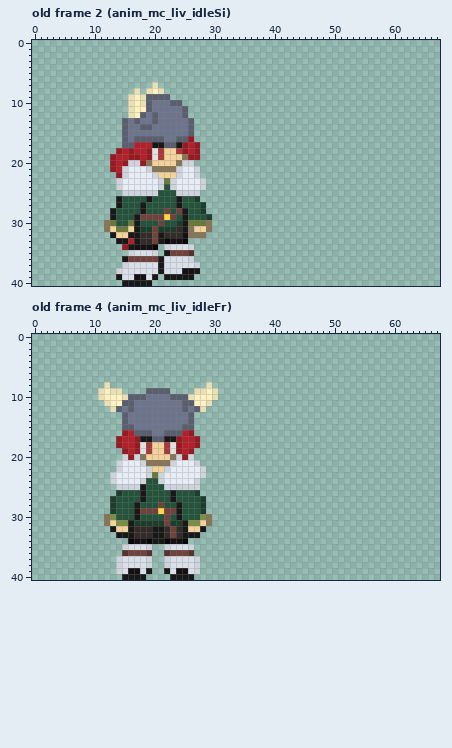
Edited in one commit: pixel-art file (Assets/TCCHD2D/Art/Sprites/Chars/spr_mc_liv.aseprite). That is the earlier state.
68x41 pixels, 88 frames. Colours within 5 levels of each other are drawn and written as one. Shown: old frame 2 (anim_mc_liv_idleSi), old frame 4 (anim_mc_liv_idleFr). The commit also changed other frames, which this record leaves out.
Once edited:
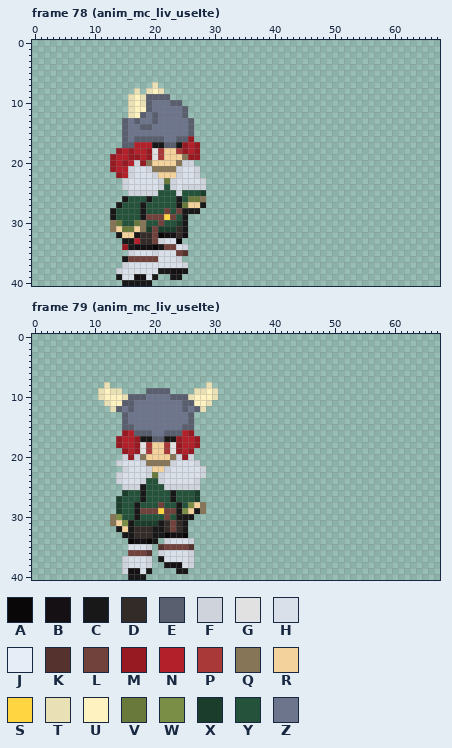
Palette (. is transparent): A #090708  B #141013  C #181818  D #322b28  E #5a5f70  F #cfd4dc  G #e1e1e1  H #dae0ea  J #e7edf6  K #56322e  L #71413b  M #971a22  N #b4202a  P #a93838  Q #877557  R #f4d29c  S #ffd541  T #e9e0b6  U #fef3c0  V #68793b  W #7a8f45  X #1b3d2c  Y #24523b  Z #6d758d
A new or re-ordered frame is compared with the old frame closest to it.
Changes in this commit:
frames 88 -> 122
--- frame 78 (anim_mc_liv_useIte) is new; against old frame 2 (anim_mc_liv_idleSi), layer "Layer 5"
@@ x 10..31 @@
 19 ...MNNMMNMGPRRRQMM....
-20 ...MNMFFMQRRRRQFF.....
-21 ...MNFJJJFQQQQFJJF....
-22 ....MFJJJJFRRRFJJF....
-23 ....FJJJJJJFVFJJJJF...
-24 ....FJJJJJJFYFJJJJF...
-25 .....FFFFFFYYYFFFF....
-26 ....CYYYYCYYYYCYYX....
-27 ....CYYYCYYYYYCYYYX...
-28 ...CYYYYCYYYLYLCYYX...
-29 ...CYYYCLLLLSLYCYYYX..
-30 ..QVYYVCYYYLYYXCVVVQ..
-31 ..QRVVRCXXLXXXDCQRRQ..
-32 ...CRRCCDDLCDDDBQQQ...
-33 ....CCNCDDLCABBA......
-34 .....MCBBBA.FHHHF.....
-35 ......FHHHF.CLLLK.....
-36 .....CLLLLLCHHHHF.....
-37 .....FHHHHHCHHHHHF....
-38 ....FHHHHHHCHHHBBC....
-39 ....CHHBBHC.CCCCC.....
+20 ...MNMNFMQRRRRQFF.....
+21 ...MNNFHHFQQQQFHHF....
+22 ....MNFHHHFRRRFHHF....
+23 .....FHHHHHFVFHHHHF...
+24 .....FHHHHHFYFHFFFF...
+25 ......FFFFFYYYFYYYX...
+26 .....CYYYCYYYYCYVVQ...
+27 ....CYYYCYYYYYCVRRC...
+28 ...CYYYYCYYYLYLCCC....
+29 ...CYYYYCLLLSLYC......
+30 ...QVYYVQYYLYYXC......
+31 ...QRVVRQXLXXXDC......
+32 ....CRRCDDLABBDB......
+33 .....CCNDDLFHHA.......
+34 .....MCBBBACLLHF......
+35 ......FHHHFHHHLK......
+36 .....CLLLLLHHHF.......
+37 .....FHHHHHHHHHF......
+38 ....FHHHHHHCCBBC......
+39 ....CHHBBHC..CC.......
 40 .....CCCCC............
--- frame 79 (anim_mc_liv_useIte) is new; against old frame 4 (anim_mc_liv_idleFr), layer "Layer 5"
@@ x 10..31 @@
 20 .....FMFQRRRRQFMF.....
-21 ....FJJJFQQQQFJJJF....
-22 ....FJJJJFRRFJJJJJF...
-23 ...FJJJJJFVFJJJJJJF...
-24 ...FJJJJFYYFJJJJJF....
-25 ....FFFFCYYYFFFFFF....
-26 ....XYYYCYYYYCYYYX....
-27 ...XYYYYCYYYYCYYYYX...
-28 ...XYYYCYYYLYYCYYYX...
-29 ...XYYYCLLLSLLCYYYX...
-30 ..QWYYYCYYYYLYCYYYWQ..
-31 ..QRWWCXXXXXLXXCWWRQ..
-32 ...CRRCDDDCCDLDCRRC...
-33 ....CCCDDDCCDLDCCC....
-34 ......ABBACCABBA......
-35 .....FHHHF..FHHHF.....
-36 .....KLLLK..KLLLK.....
-37 ....FHHHHF..FHHHHF....
-38 ....FHHHHF..FHHHHF....
-39 ....FHBBHC..CHBBHF....
-40 .....CCCC....CCCC.....
+21 ....FHHHFQQQQFHHHF....
+22 .....FHHHFRRFHHHHHF...
+23 ....FHHHHFVFHHHHHHF...
+24 ....FHHHFYYFHHHHHF....
+25 .....FFFCYYYFFFFFF....
+26 .....XYYCYYYYCYYYX....
+27 ....XYYYCYYYYCYYYX....
+28 ....XYYCYYYLYYCYWRQ...
+29 ....XYYCLLLSLLCWRCQ...
+30 ...QWYYCYYYYLYCCC.....
+31 ...QRWCXXXXCDLDC......
+32 ....CRCDDDCCDLDC......
+33 .....CCDDDCCABBA......
+34 ......ABBAC.FHHHF.....
+35 ......HHHF.KLLLLK.....
+36 ......LLLK.FHHHHF.....
+37 .....FHHHF.CHHHHF.....
+38 .....FHHHF..CBBHF.....
+39 .....FBBHC....CC......
+40 ......CCC.............
Boxes around the changes in both pictures, in picture pixels (x1, y1, x2, y2):
changed: (104, 160, 212, 280)
changed: (104, 460, 212, 580)
